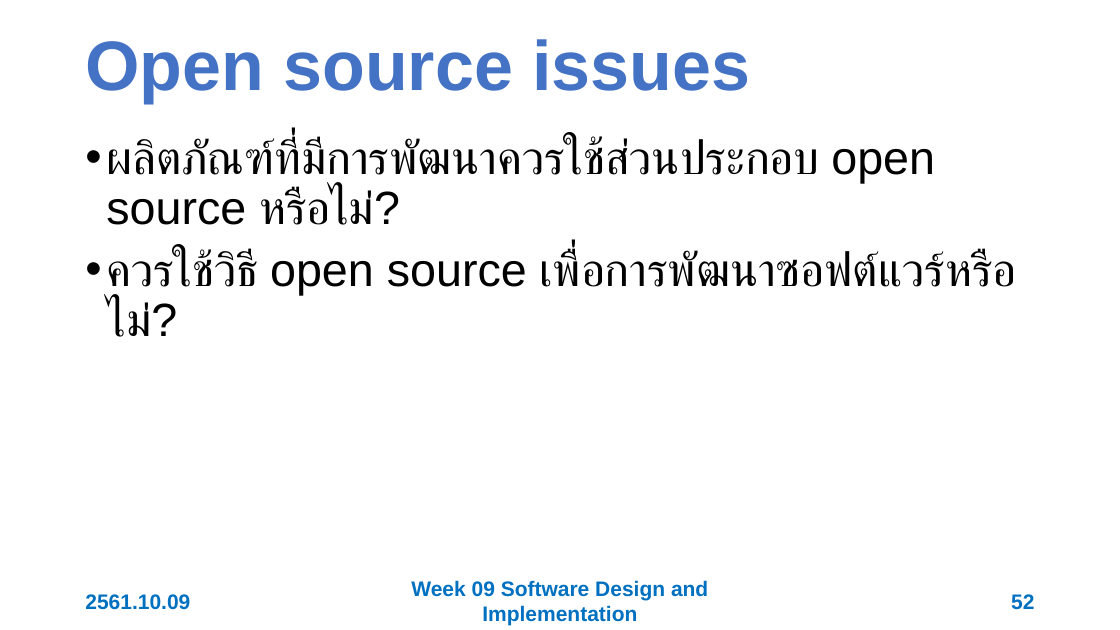
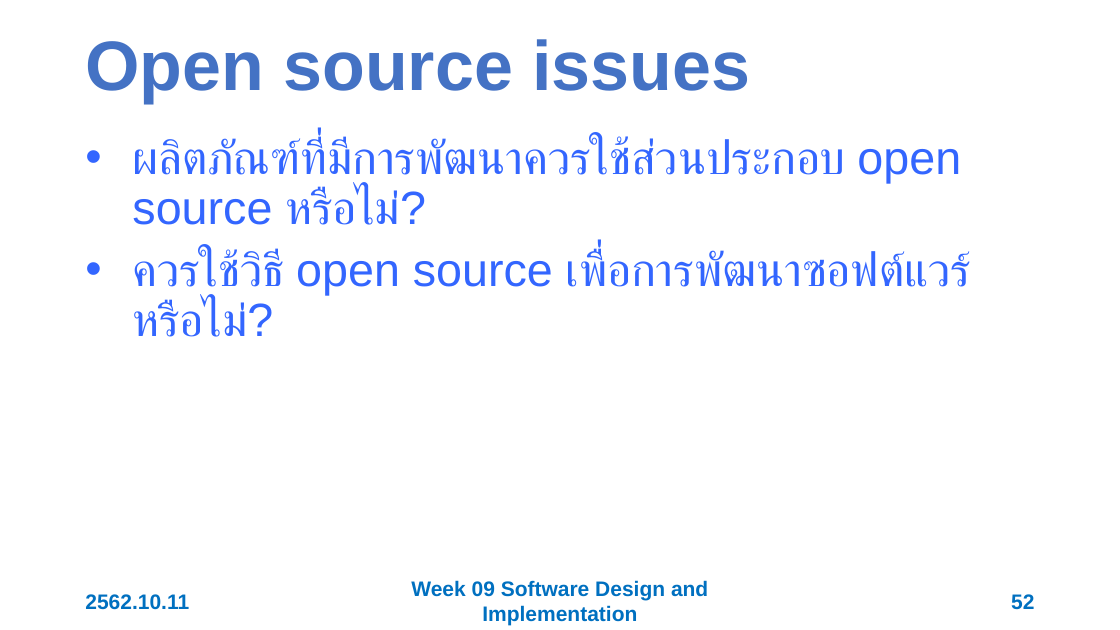
Before and after one commit to 03376806-software-engineering/Week-09-Software-Implementation, a slide deck: slide 52 of Slides/Week 09 Software Implementation.pptx. Drawn at 1120x630 pixels with LibreOffice and Linux fonts; fonts in the diff are those of the drawing. Boxes give left, top, right and bottom in pixels: in the first picture for what was removed or moved away, otherwise in the second. Text is boxed around its words. In the diff, an @@ line names an element or a change of style, - is before the commit and + after.

```diff
--- a/Slides/Week 09 Software Implementation.pptx
+++ b/Slides/Week 09 Software Implementation.pptx
@@ text "ผลิตภัณฑ์ที่มีการพัฒนาควรใช้ส่วนประกอบ open source หรือไม่?" at (x1=132, y1=137, x2=971, y2=337): text colour #000000 to #3366FF; indent changed @@
@@ text at (x1=85, y1=594, x2=189, y2=610): text changed @@
-2561.10.09
+2562.10.11
```
Also in this commit, not shown: 57 other slides changed.
